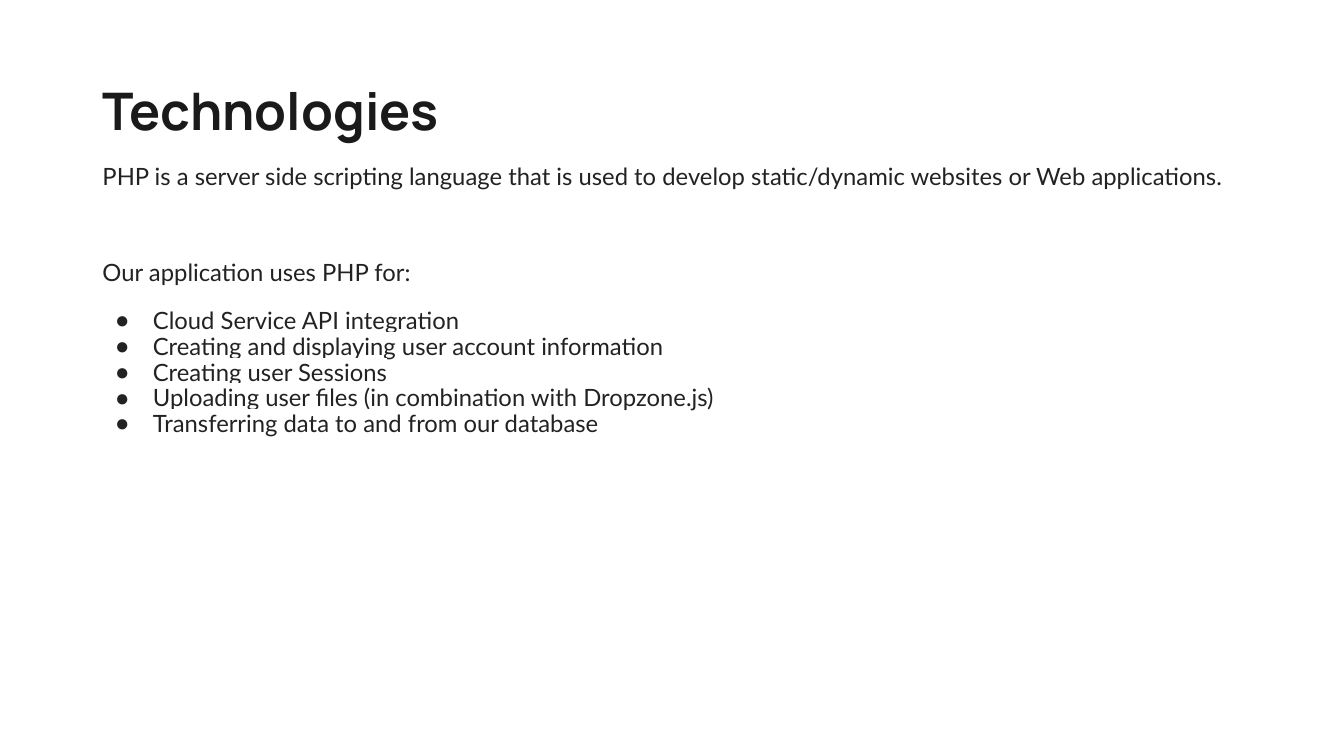
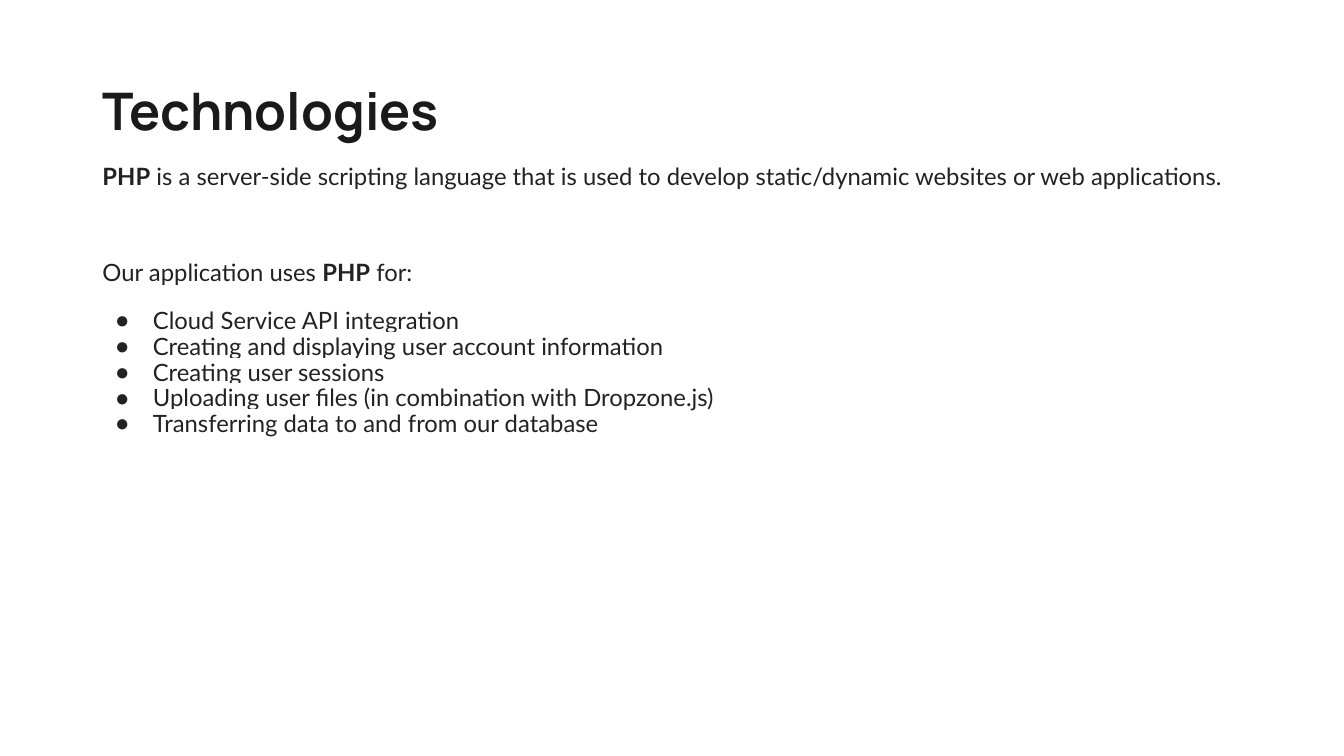
Before and after one commit to GRGalinger/Senior-Design, a slide deck: slide 12 of Files/SlideDeck/PresentationSlideDeck.pptx. Drawn at 1344x756 pixels with LibreOffice and Linux fonts; fonts in the diff are those of the drawing. Boxes give left, top, right and bottom in pixels: in the first picture for what was removed or moved away, otherwise in the second. Text is boxed around its words. In the diff, an @@ line names an element or a change of style, - is before the commit and + after.

```diff
--- a/Files/SlideDeck/PresentationSlideDeck.pptx
+++ b/Files/SlideDeck/PresentationSlideDeck.pptx
@@ text at bbox=[102, 167, 1221, 190]: text changed @@
-PHP is a server side scripting language that is used to develop static/dynamic websites or Web applications.
+PHP is a server-side scripting language that is used to develop static/dynamic websites or web applications.
@@ text at bbox=[102, 263, 412, 285]: bold on in "PHP" @@
@@ text at bbox=[153, 363, 384, 383]: text changed @@
-● Creating user Sessions
+● Creating user sessions
```
Also in this commit, not shown: 15 other slides changed.
